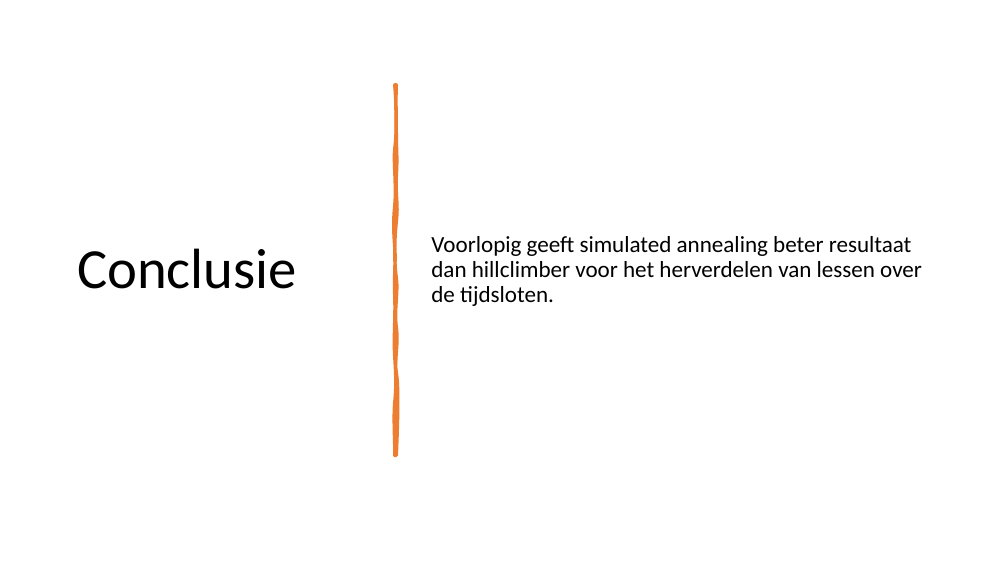
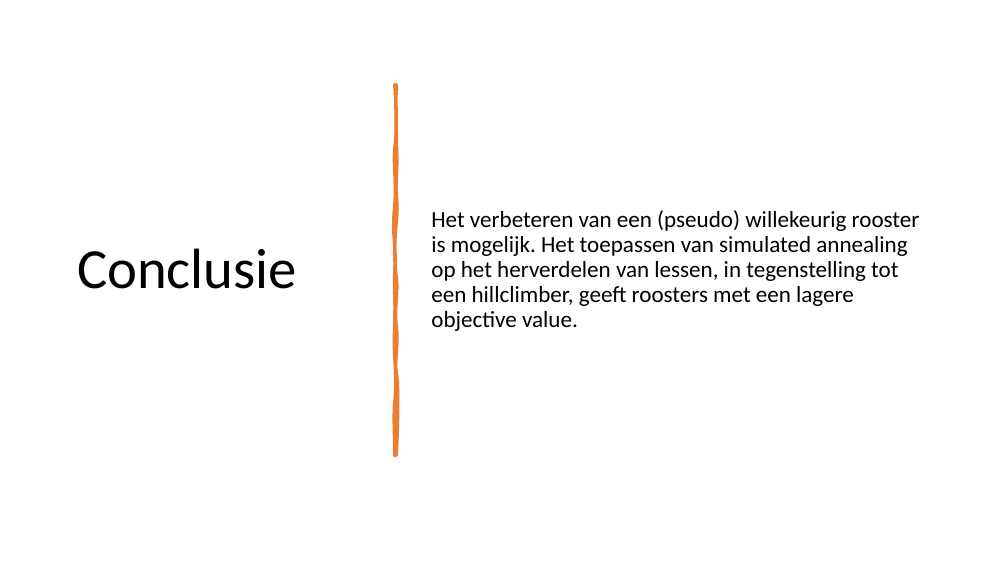
Before and after one commit to NinaAlblasMinorAI/RoosterRulers, a slide deck: slide 18 of doc/Presentatie.pptx (slide 15 before the commit). Drawn at 1008x567 pixels with LibreOffice and Linux fonts; fonts in the diff are those of the drawing. Boxes give left, top, right and bottom in pixels: in the first picture for what was removed or moved away, otherwise in the second. Text is boxed around its words. In the diff, an @@ line names an element or a change of style, - is before the commit and + after.

```diff
--- a/doc/Presentatie.pptx
+++ b/doc/Presentatie.pptx
@@ text at [431,210,920,331]: text changed @@
-Voorlopig geeft simulated annealing beter resultaat dan hillclimber voor het herverdelen van lessen over de tijdsloten.
+Het verbeteren van een (pseudo) willekeurig rooster is mogelijk. Het toepassen van simulated annealing op het herverdelen van lessen, in tegenstelling tot een hillclimber, geeft roosters met een lagere objective value.
```
Also in this commit, not shown: 10 other slides changed, 11 slides added, 5 slides removed, 7 other files.
